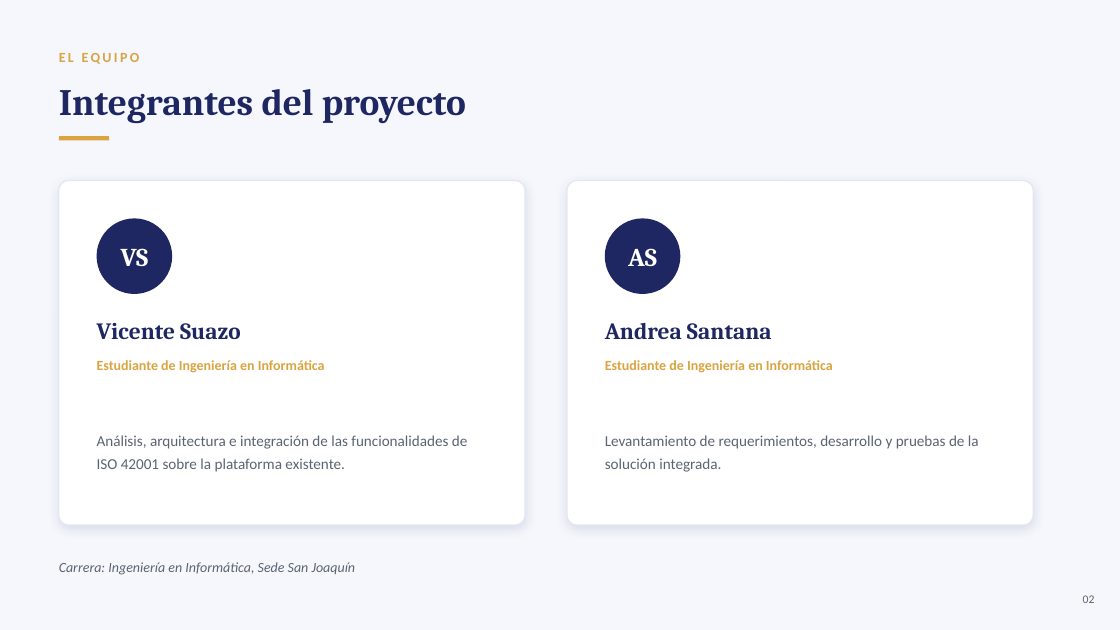
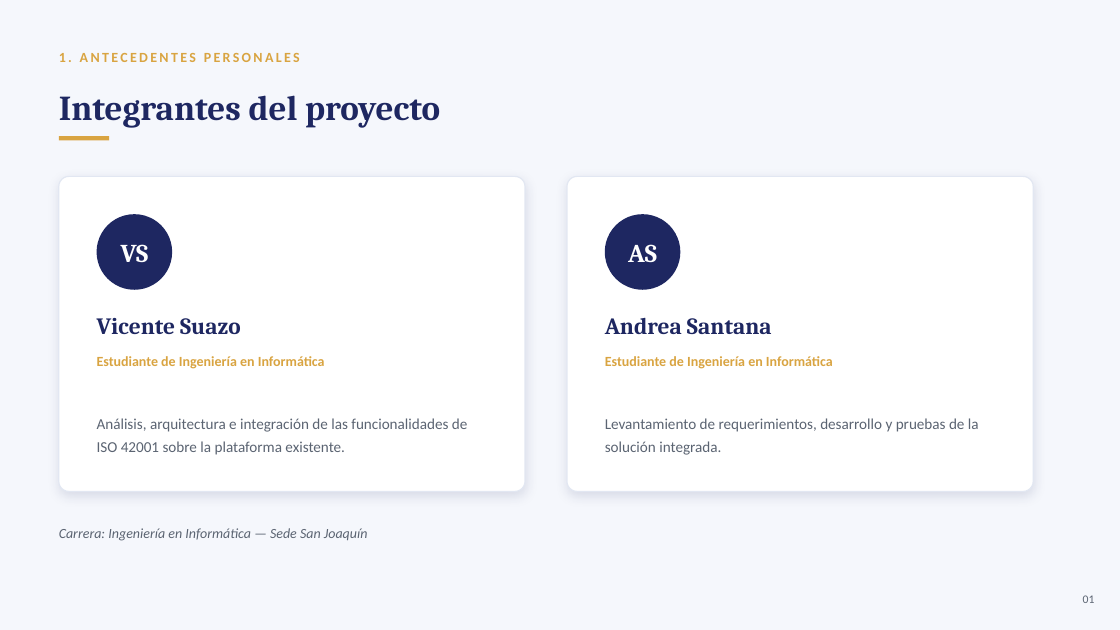
Before and after one commit to vicesuazo/Proyecto-Dani-ISO-42001, a slide deck: slide 2 of Fase 1/Evidencias Grupales/Dani_ISO_42001_Presentacion.pptx. Drawn at 1120x630 pixels with LibreOffice and Linux fonts; fonts in the diff are those of the drawing. Boxes give left, top, right and bottom in pixels: in the first picture for what was removed or moved away, otherwise in the second. Text is boxed around its words. In the diff, an @@ line names an element or a change of style, - is before the commit and + after.

```diff
--- a/Fase 1/Evidencias Grupales/Dani_ISO_42001_Presentacion.pptx
+++ b/Fase 1/Evidencias Grupales/Dani_ISO_42001_Presentacion.pptx
@@ text at box(59, 53, 300, 62): text changed @@
-EL EQUIPO
+1. ANTECEDENTES PERSONALES
@@ text "Integrantes del proyecto" at box(59, 95, 440, 128): size 32 to 30 pt @@
@@ rounded rectangle: place and size @@
-rounded rectangle at box(59, 181, 525, 525)
+rounded rectangle at box(59, 176, 525, 492)
@@ rounded rectangle at box(59, 176, 525, 492): proportions changed @@
@@ rounded rectangle at box(567, 176, 1033, 492): proportions changed @@
@@ rounded rectangle: place and size @@
-rounded rectangle at box(567, 181, 1033, 525)
+rounded rectangle at box(567, 176, 1033, 492)
@@ 6 texts, 2 ellipses: place and size @@
-6 texts, 2 ellipses at box(97, 218, 833, 373)
+6 texts, 2 ellipses at box(97, 214, 833, 369)
@@ text "Análisis, arquitectura e integración de ...": place and size @@
-text "Análisis, arquitectura e integración de ..." at box(97, 435, 467, 472)
+text "Análisis, arquitectura e integración de ..." at box(97, 418, 467, 455)
@@ text "Levantamiento de requerimientos, desarrollo y ...": place and size @@
-text "Levantamiento de requerimientos, desarrollo y ..." at box(605, 435, 979, 472)
+text "Levantamiento de requerimientos, desarrollo y ..." at box(605, 418, 979, 455)
@@ text at box(59, 528, 368, 541): text changed @@
-Carrera: Ingeniería en Informática, Sede San Joaquín
+Carrera: Ingeniería en Informática — Sede San Joaquín
@@ text at box(1083, 595, 1095, 603): text changed @@
-02
+01
```
Also in this commit, not shown: 11 other slides changed, 4 slides added, 1 slide removed, 1 other file.
